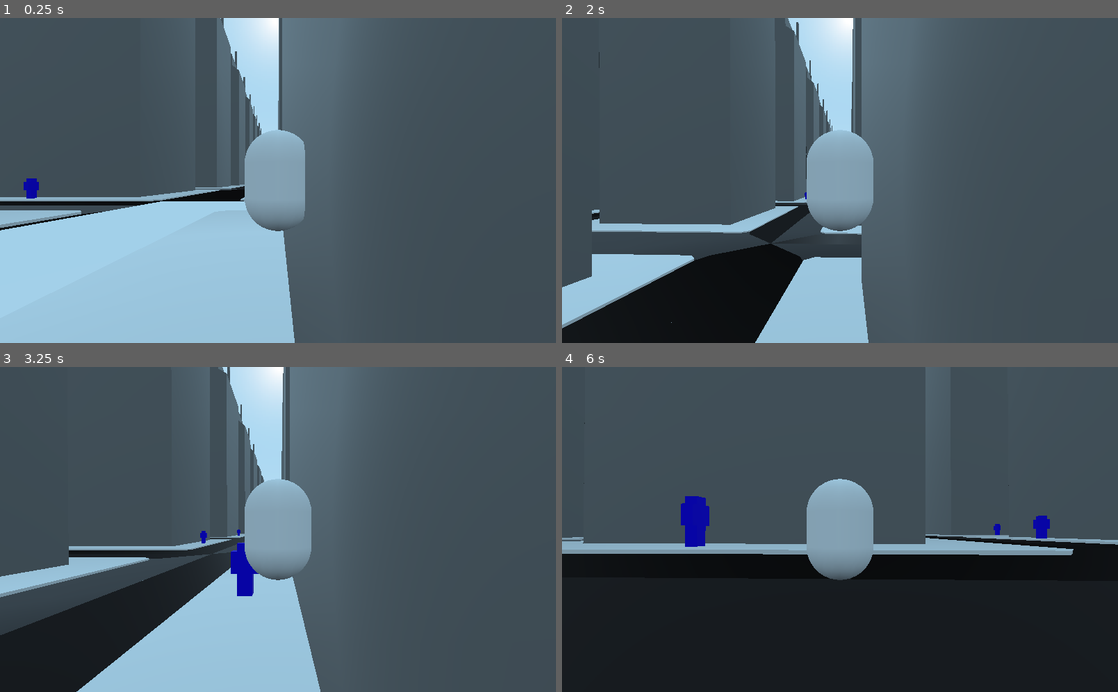
Above: before the commit, frames 1-4 (two rows, left to right).
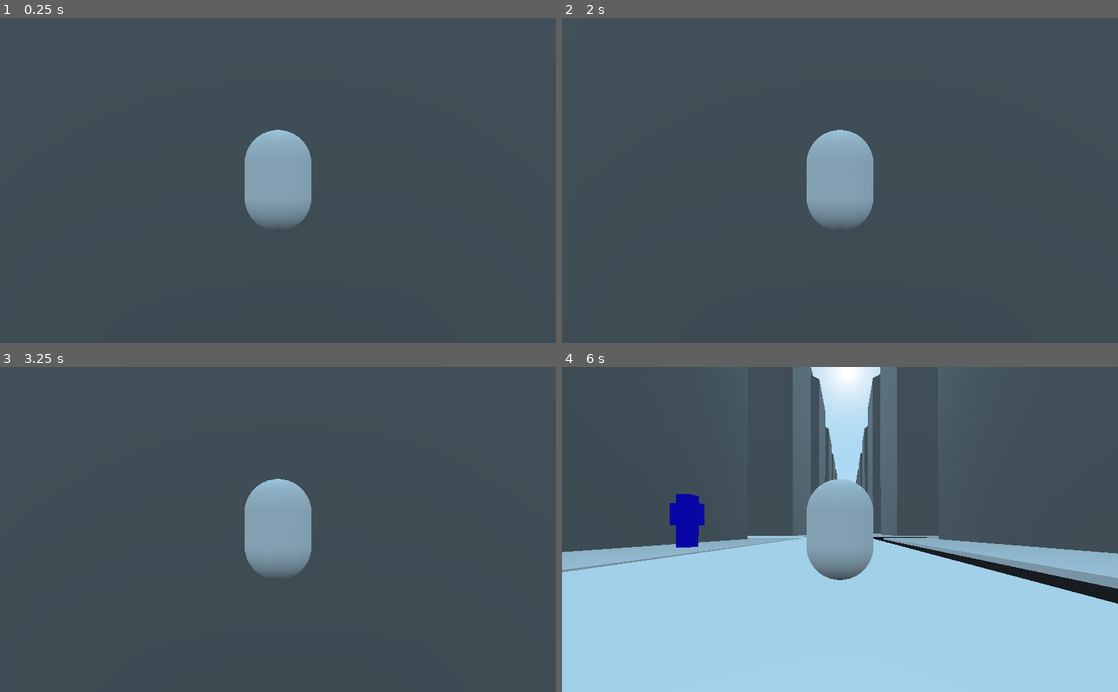
Above: after the commit, the same moments.

Repository: savenger/up-the-roots
Game: Godot game, scene res://src/levels/test_level.tscn
The game is run twice, just before and just after one commit, with the same random seed, the same clock (stepped at 60 frames per second) and the same inputs.
Inputs (mouse positions are in pixels of both pictures, inside the frame that each line leads up to):
- Up to frame 1 (0.25 s): no input
- Up to frame 2 (2 s): tap Enter at 0.5 s; move the mouse to (867, 180) at 0.52 s; hold W (forward) from 0.53 s (still down); tap Q at 0.6 s; tap Space (jump) at 0.77, 1.52 s; move the mouse to (812, 180) at 1.27 s; tap E at 1.35 s
- Up to frame 3 (3.25 s): keep holding W (forward); move the mouse to (289, 523) at 2.02 s; tap Shift at 2.1 s; move the mouse to (272, 536) at 2.77 s; tap Alt at 2.85 s; tap Space (jump) at 3.02 s
- Up to frame 4 (6 s): move the mouse to (878, 532) at 3.52 s; tap Q at 3.6 s; tap Space (jump) at 3.77, 4.52 s; tap G (debug, bound only after the commit) at 4.15 s; move the mouse to (795, 526) at 4.27 s; tap E at 4.35 s; move the mouse to (845, 529) at 5.02 s; tap Shift at 5.1 s; move the mouse to (817, 523) at 5.77 s; release W (forward) at 5.78 s; hold D (right) from 5.78 s (still down); tap Alt at 5.85 s

The runs differ from the first frame. In frame 1, 31% of the frame differs, in the area x 0-65%, y 0-100%; in frame 2, 25%; in frame 3, 28%; in frame 4, 51%, in the area x 0-100%, y 0-100%.

Commit message:
fixed level generation

Diff:
--- a/project.godot
+++ b/project.godot
@@ -65,6 +65,11 @@
 "events": [ Object(InputEventKey,"resource_local_to_scene":false,"resource_name":"","device":0,"alt":false,"shift":false,"control":false,"meta":false,"command":false,"pressed":false,"scancode":0,"physical_scancode":32,"unicode":0,"echo":false,"script":null)
  ]
 }
+debug={
+"deadzone": 0.5,
+"events": [ Object(InputEventKey,"resource_local_to_scene":false,"resource_name":"","device":0,"alt":false,"shift":false,"control":false,"meta":false,"command":false,"pressed":false,"scancode":0,"physical_scancode":71,"unicode":0,"echo":false,"script":null)
+ ]
+}
 
 [physics]
 
--- a/src/levels/level_generation.gd
+++ b/src/levels/level_generation.gd
@@ -11,13 +11,15 @@
 
 
 func generate_buildings(position: Vector2):
+	print("have go generate bulding in %s, %s and around" % [str(position.x), str(position.y)])
 	if not buldings_present_in_chunk(position):
 		generate_buildings_in_chunk(position)
-	var x = int(position.x / (CHUNK_SIZE * TILE_SIZE))
-	var z = int(position.y / (CHUNK_SIZE * TILE_SIZE))
+	var x = floor(position.x / (CHUNK_SIZE * TILE_SIZE))
+	var z = floor(position.y / (CHUNK_SIZE * TILE_SIZE))
 	for i in range(3):
 		for j in range(3):
 			var chunk_pos = position + Vector2(x + i - 1, z + j - 1)
+			print("around would be %s, %s" % [str(chunk_pos.x), str(chunk_pos.y)])
 			if not buldings_present_in_chunk(chunk_pos):
 				generate_buildings_in_chunk(chunk_pos)
 	print("This is the map:")
@@ -27,18 +29,25 @@
 func buldings_present_in_chunk(chunk_position):
 	if LevelData.map.has(chunk_position.x):
 		if LevelData.map[chunk_position.x].has(chunk_position.y):
-			print("buldings_present_in_chunk(x: %s, y: %s)" % [str(chunk_position.x), str(chunk_position.y)])
+			#print("buldings_present_in_chunk(x: %s, y: %s)" % [str(chunk_position.x), str(chunk_position.y)])
 			return true
 	return false
 
 
 func generate_buildings_in_chunk(chunk_position):
-	print("generate_buildings_in_chunk (x: %s, y: %s)" % [str(chunk_position.x), str(chunk_position.y)])
+	#print("generate_buildings_in_chunk (x: %s, y: %s)" % [str(chunk_position.x), str(chunk_position.y)])
 	# generate chunks around in 1 "chunk radius" (1 chunk = 100 x 100m)
 	for x in range(CHUNK_SIZE):
 		for z in range(CHUNK_SIZE):
+			var r = rng.randf_range(0, 4.0)
 			var c = cb.instance()
-			var r = rng.randf_range(0, 4.0)
+			if r <= 1.0:
+				c = cb.instance() # TODO: use different building objects
+			elif r <= 2.0:
+				c = cb.instance() # TODO: use different building objects
+			elif r <= 3.0:
+				c = cb.instance() # TODO: use different building objects
+			r = rng.randf_range(0, 4.0)
 			if r <= 1.0:
 				c.rotation = Vector3(0, PI / 2, 0)
 			elif r <= 2.0:
@@ -48,7 +57,7 @@
 			add_child(c)
 			c.global_transform.origin.x = chunk_position.x * CHUNK_SIZE * TILE_SIZE + x * TILE_SIZE
 			c.global_transform.origin.z = chunk_position.y * CHUNK_SIZE * TILE_SIZE + z * TILE_SIZE
-			#print("that is: %s, %s" % [str(c.global_transform.origin.x), str(c.global_transform.origin.z)])
+			print("that is: %s, %s" % [str(c.global_transform.origin.x), str(c.global_transform.origin.z)])
 	if not LevelData.map.has(chunk_position.x):
 		LevelData.map[chunk_position.x] = Dictionary()
 	LevelData.map[chunk_position.x][chunk_position.y] = 1
--- a/src/levels/test_level.gd
+++ b/src/levels/test_level.gd
@@ -1,6 +1,5 @@
 extends Spatial
 
-var rng = RandomNumberGenerator.new()
 var current_player_chunk_pos: Vector2
 var cb = preload("res://src/levels/city_building.tscn")
 
@@ -8,21 +7,19 @@
 var last_output = 0
 # Called when the node enters the scene tree for the first time.
 func _ready():
+	$Player.connect("debug_output", self, "_on_debug_output_pressed")
 	current_player_chunk_pos.x = -1000
 	current_player_chunk_pos.y = -1000
-	rng.randomize()
-#	for x in range(50):
-#		for y in range(50):
-#			var c = cb.instance()
-#			if rng.randf_range(0, 10.0) >= 2.0:
-#				c.rotation = Vector3(0, PI / 2, 0)
-#			c.transform.origin.x = c.transform.origin.x + x * 128
-#			c.transform.origin.z = c.transform.origin.z + y * 128
-#			add_child(c)
+
+func _on_debug_output_pressed():
+	var chunk_pos: Vector2 = pos_to_chunk_pos($Player.global_transform.origin)
+	print($Player.global_transform.origin)
+	print(chunk_pos)
+	print(current_player_chunk_pos)
 
 func pos_to_chunk_pos(position):
-	var x = int(position.x / (10 * 128))
-	var z = int(position.z / (10 * 128))
+	var x = floor(position.x / (10 * 128))
+	var z = floor(position.z / (10 * 128))
 	return Vector2(x, z)
 
 # Called every frame. 'delta' is the elapsed time since the previous frame.
@@ -32,10 +29,6 @@
 	last_output += delta
 	if last_output > 1:
 		last_output = 0
-		print($Player.global_transform.origin)
-		print(chunk_pos)
-		print(current_player_chunk_pos)
 	if chunk_pos.x != current_player_chunk_pos.x or chunk_pos.y != current_player_chunk_pos.y:
 		current_player_chunk_pos = chunk_pos
-		print("LOPFOR")
 		$level_generator.generate_buildings(chunk_pos)
--- a/src/player/player.gd
+++ b/src/player/player.gd
@@ -4,6 +4,7 @@
 export var jump_strength := 40.0
 export var gravity := 40.0
 
+signal debug_output
 
 var _velocity := Vector3.ZERO
 var _snap_vector := Vector3.DOWN
@@ -20,6 +21,8 @@
 	_velocity.y -= gravity * delta
 	var just_landed := is_on_floor() and _snap_vector == Vector3.ZERO
 	var is_jumping := is_on_floor() and Input.is_action_just_pressed("jump")
+	if Input.is_action_just_pressed("debug"):
+		emit_signal("debug_output")
 	if is_jumping:
 		_velocity.y = jump_strength
 		_snap_vector = Vector3.ZERO
